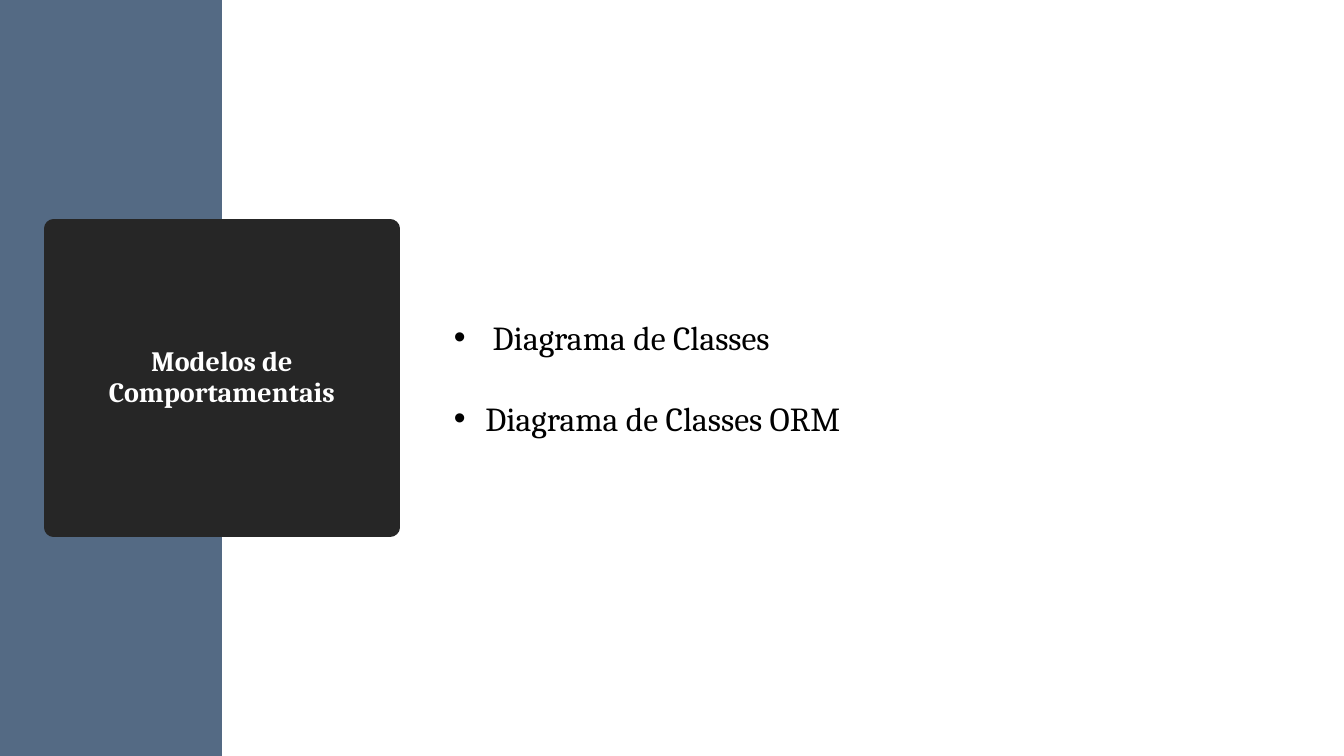
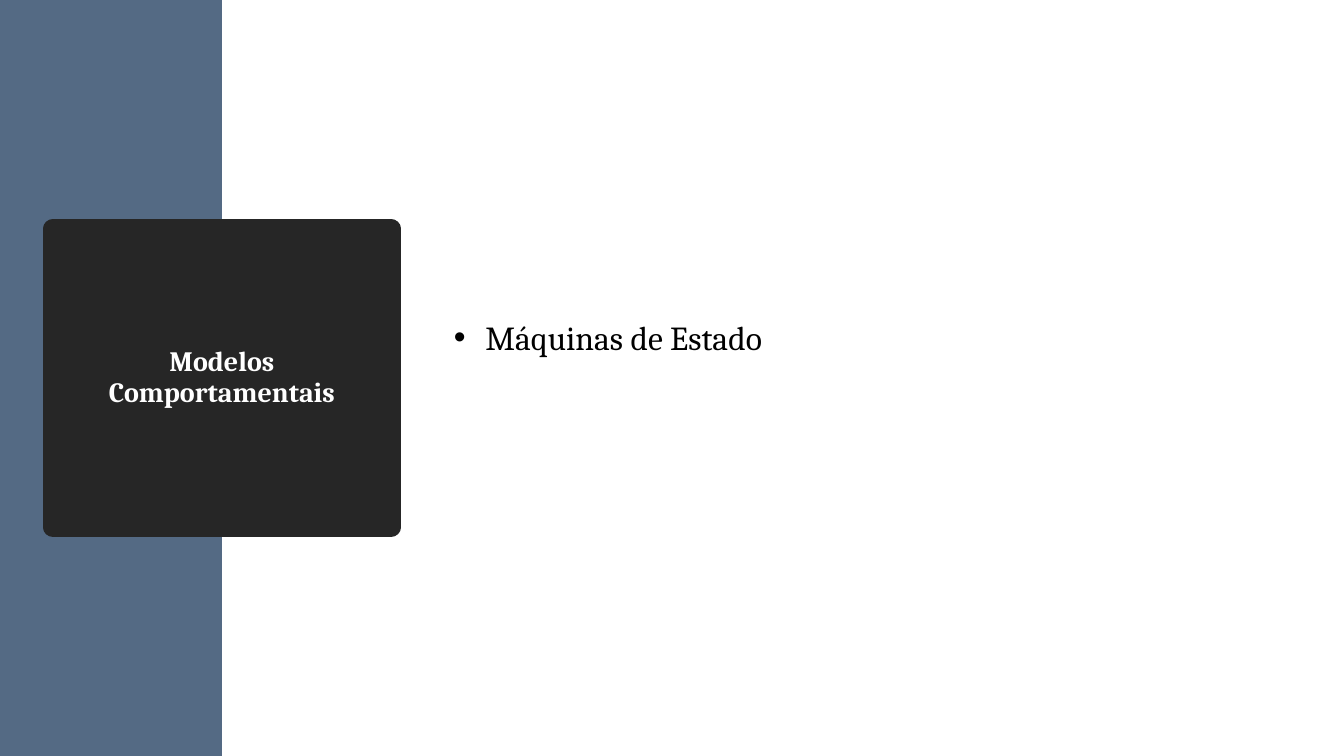
Before and after one commit to diogofbraga/MyChef, a slide deck: slide 21 of Especificacao/FeelItaly.pptx (slide 15 before the commit). Drawn at 1344x756 pixels with LibreOffice and Linux fonts; fonts in the diff are those of the drawing. Boxes give left, top, right and bottom in pixels: in the first picture for what was removed or moved away, otherwise in the second. Text is boxed around its words. In the diff, an @@ line names an element or a change of style, - is before the commit and + after.

```diff
--- a/Especificacao/FeelItaly.pptx
+++ b/Especificacao/FeelItaly.pptx
@@ text at box(485, 326, 762, 357): text changed @@
-• Diagrama de Classes
-• Diagrama de Classes ORM
+• Máquinas de Estado
@@ title at box(109, 351, 335, 408): text changed @@
-Modelos de Comportamentais
+Modelos Comportamentais
```
Also in this commit, not shown: 2 other slides changed, 19 slides added.
